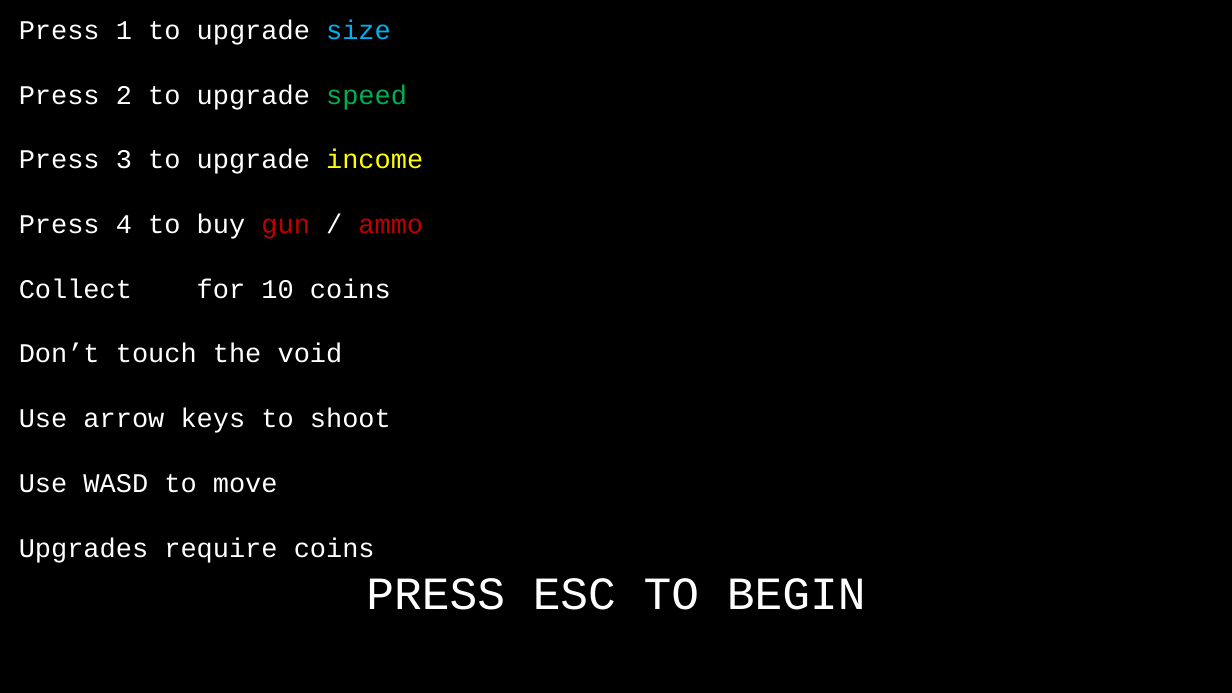
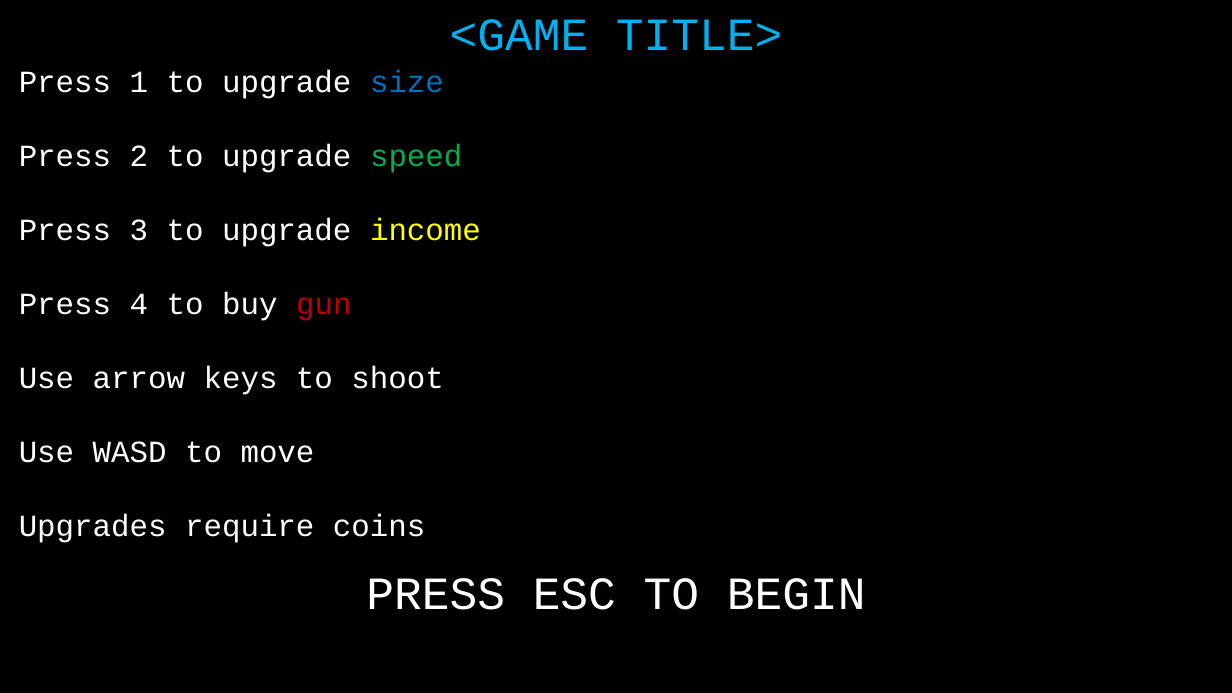
Before and after one commit to JackGriebel/JacksGame, a slide deck: slide 1 of Presentation1.pptx. Drawn at 1232x693 pixels with LibreOffice and Linux fonts; fonts in the diff are those of the drawing. Boxes give left, top, right and bottom in pixels: in the first picture for what was removed or moved away, otherwise in the second. Text is boxed around its words. In the diff, an @@ line names an element or a change of style, - is before the commit and + after.

```diff
--- a/Presentation1.pptx
+++ b/Presentation1.pptx
@@ text added at [450,19,782,51], 72 pt, text #00B0F0 @@
+<GAME TITLE>
@@ text "Press 1 to upgrade size": place and size @@
-text "Press 1 to upgrade size" at [19,20,423,563]
+text "Press 1 to upgrade size" at [19,70,481,543]
@@ text at [19,70,481,543]: size 42 to 48 pt in "Press 1 to upgrade size", "Press 2 to upgrade speed", "Press 3 to upgrade income", "Use arrow keys to shoot" and 2 more places; text colour #00B0F0 to #0070C0 in "size" @@
@@ text at [19,292,351,321]: text changed; size 42 to 48 pt @@
-Press 4 to buy gun / ammo
-Collect for 10 coins
-Don’t touch the void
+Press 4 to buy gun
```
Also in this commit, not shown: 1 slide removed, 6 other files.
